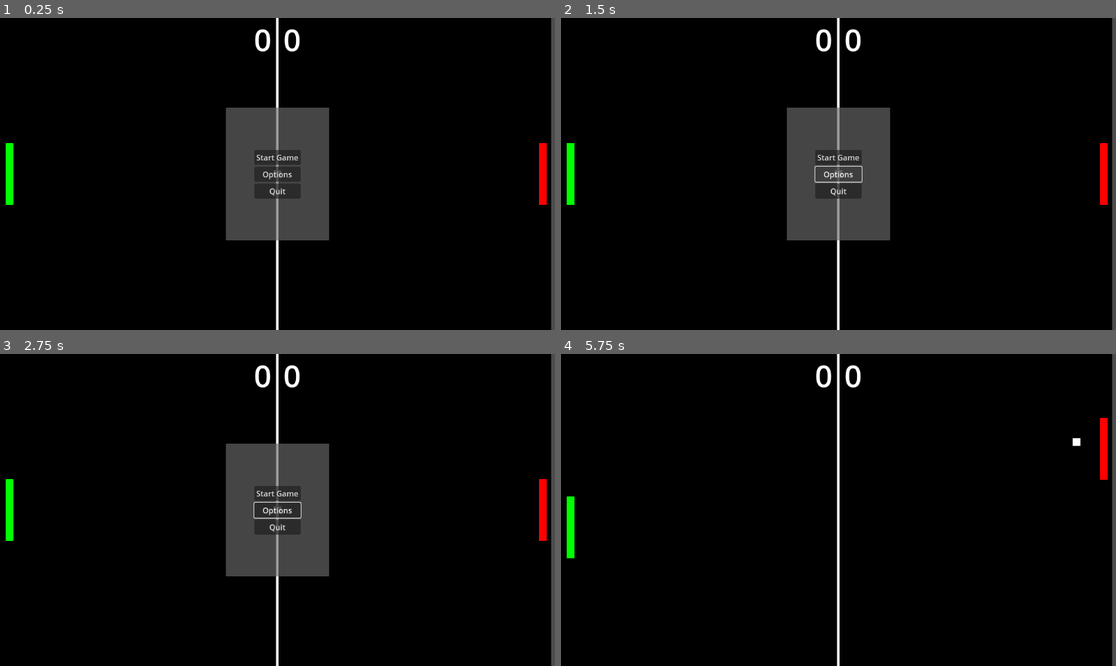
Above: before the commit, frames 1-4 (two rows, left to right).
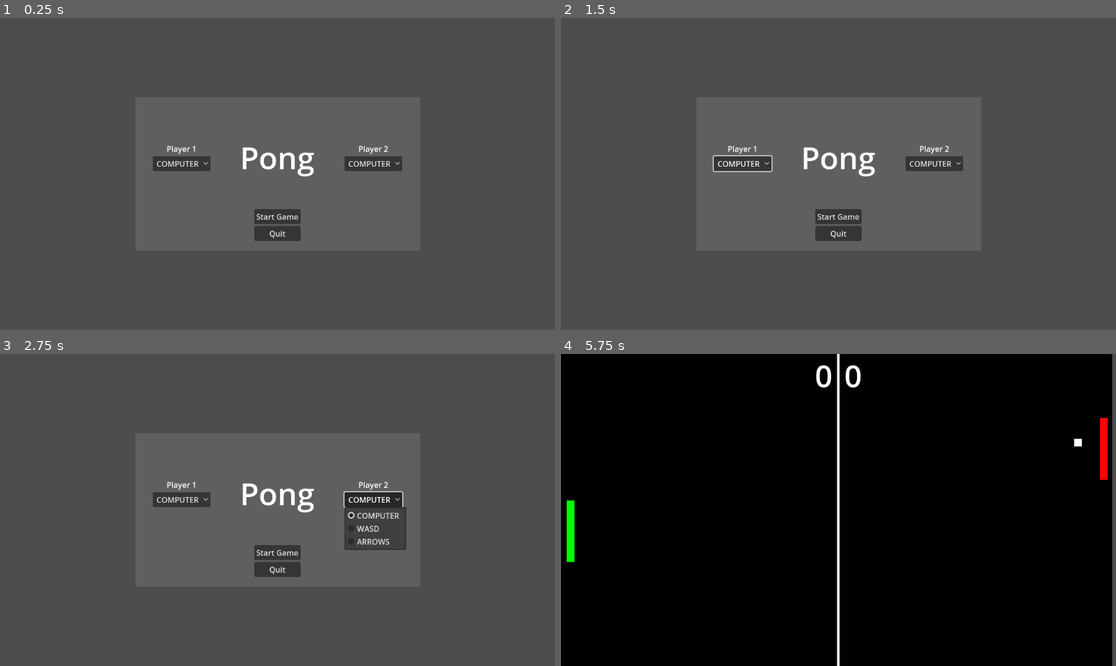
Above: after the commit, the same moments.

Repository: mlioz/pong
Game: Godot game, scene res://start_menu.tscn
Two runs of this game, one before a commit and one after it. Both use one fixed random seed, a clock stepped at 60 frames per second and the inputs below. Before the commit the project starts from res://main.tscn.
Inputs (mouse positions are in pixels of both pictures, inside the frame that each line leads up to):
- Up to frame 1 (0.25 s): no input
- Up to frame 2 (1.5 s): click (744, 164) at 0.5 s, where only the run after the commit has a clickable "COMPUTER"; click (838, 174) at 1.25 s, where only the run before the commit has a clickable "Options"
- Up to frame 3 (2.75 s): click (371, 500) at 2 s, where only the run after the commit has a clickable "COMPUTER"
- Up to frame 4 (5.75 s): click "Start Game" at 2.75 s; hold Up (ui_up) 3.53-4.28 s; tap S (s) at 3.6, 4.55, 5.1 s; tap W (w) at 3.8, 4.35, 5.3 s; hold Down (ui_down) 4.28-5.03 s; hold Up (ui_up) from 5.03 s (still down)

The runs differ from the first frame. In frame 1, 99% of the frame differs, in the area x 0-100%, y 0-100%; in frame 2, 99%; in frame 3, 99%; in frame 4, less than 0.1%.

Commit message:
added start menu with ability to select between computer of human controls for both players

Diff:
--- a/main.gd
+++ b/game.gd
@@ -1,12 +1,15 @@
 extends Node2D
+class_name Game
+
+const GAME: PackedScene = preload("res://game.tscn")
 
 @onready var screen_size: Vector2i = get_viewport().size
 
 @onready var ui_player_score = $UI/Score/MarginContainer/VBoxContainer/HBoxContainer/PlayerScore
 @onready var ui_opponent_score = $UI/Score/MarginContainer/VBoxContainer/HBoxContainer/OpponentScore
 
-@onready var ui_play_button: Button = $UI/MainMenu/MarginContainer/VBoxContainer/Start
-@onready var ui_quit_button: Button = $UI/MainMenu/MarginContainer/VBoxContainer/Quit
+@onready var ui_resume_button: Button = $UI/PauseMenu/MarginContainer/VBoxContainer/Resume
+@onready var ui_quit_button: Button = $UI/PauseMenu/MarginContainer/VBoxContainer/Quit
 
 var player: Paddle
 var opponent: Paddle
@@ -15,30 +18,28 @@
 var score_ai: int = 0
 
 func _ready() -> void:
-	player = Paddle.new_paddle(Color.GREEN, Globals.ControlMethod.COMPUTER)
-	opponent = Paddle.new_paddle(Color.RED, Globals.ControlMethod.COMPUTER)
+	player = Paddle.new_paddle(Color.GREEN, Global.player_1_control_method)
+	opponent = Paddle.new_paddle(Color.RED, Global.player_2_control_method)
 
-	if opponent.control_method == Globals.ControlMethod.COMPUTER:
+	if opponent.control_method == Global.ControlMethod.COMPUTER:
 		$Ball.ball_bounced.connect(opponent.on_ball_bounce)
 
-	if player.control_method == Globals.ControlMethod.COMPUTER:
+	if player.control_method == Global.ControlMethod.COMPUTER:
 		$Ball.ball_bounced.connect(player.on_ball_bounce)
 
 	self.add_child(player)
 	self.add_child(opponent)
 
-	ui_play_button.pressed.connect(start_game)
+	ui_resume_button.pressed.connect(start_game)
 
 	reset_game()
-	pause()
+	start_game()
 
 func _process(_delta: float) -> void:
 	if Input.is_action_just_pressed("pause"):
-		ui_play_button.text = "Resume"
 		pause()
 
 func start_game() -> void:
-	ui_play_button.text = "Start Game"
 	unpause()
 	player.on_ball_bounce($Ball.position, $Ball.velocity)
 	opponent.on_ball_bounce($Ball.position, $Ball.velocity)
@@ -56,11 +57,11 @@
 
 func pause() -> void:
 	get_tree().paused = true
-	$UI/MainMenu.show()
+	$UI/PauseMenu.show()
 
 func unpause() -> void:
 	get_tree().paused = false
-	$UI/MainMenu.hide()
+	$UI/PauseMenu.hide()
 
 func reset_game():
 	player.reset_position(20, int(screen_size.y / 2.0))
--- a/main.tscn
+++ b/game.tscn
@@ -1,9 +1,9 @@
 [gd_scene load_steps=8 format=3 uid="uid://brxmjkgctxv2m"]
 
-[ext_resource type="Script" uid="uid://ditp5ps5bt8ji" path="res://main.gd" id="1_ha6rp"]
-[ext_resource type="PackedScene" uid="uid://bpwnrfmt3m86n" path="res://ball.tscn" id="2_bg5s2"]
-[ext_resource type="Script" uid="uid://c4imiwaksqa1u" path="res://background.gd" id="2_x5x7j"]
-[ext_resource type="PackedScene" uid="uid://clkc2d78w8hbj" path="res://ui.tscn" id="6_ag1i5"]
+[ext_resource type="Script" uid="uid://ditp5ps5bt8ji" path="res://game.gd" id="1_fc0e3"]
+[ext_resource type="Script" uid="uid://c4imiwaksqa1u" path="res://background.gd" id="2_7jktm"]
+[ext_resource type="PackedScene" uid="uid://bpwnrfmt3m86n" path="res://ball.tscn" id="3_ryrav"]
+[ext_resource type="PackedScene" uid="uid://clkc2d78w8hbj" path="res://ui.tscn" id="4_eow3j"]
 
 [sub_resource type="PhysicsMaterial" id="PhysicsMaterial_7mycd"]
 friction = 0.0
@@ -15,19 +15,19 @@
 friction = 0.0
 bounce = 1.0
 
-[node name="Main" type="Node2D"]
-script = ExtResource("1_ha6rp")
+[node name="Game" type="Node2D"]
+script = ExtResource("1_fc0e3")
 
 [node name="Background" type="ColorRect" parent="."]
 offset_right = 1144.0
 offset_bottom = 648.0
 color = Color(0, 0, 0, 1)
-script = ExtResource("2_x5x7j")
+script = ExtResource("2_7jktm")
 
-[node name="Ball" parent="." instance=ExtResource("2_bg5s2")]
+[node name="Ball" parent="." instance=ExtResource("3_ryrav")]
 position = Vector2(232, 104)
 
-[node name="UI" parent="." instance=ExtResource("6_ag1i5")]
+[node name="UI" parent="." instance=ExtResource("4_eow3j")]
 
 [node name="Ceiling" type="StaticBody2D" parent="."]
 rotation = 3.1415927
--- /dev/null
+++ b/global.gd
@@ -0,0 +1,6 @@
+extends Node
+
+enum ControlMethod { COMPUTER, WASD, ARROWS }
+
+var player_1_control_method: ControlMethod = ControlMethod.COMPUTER
+var player_2_control_method: ControlMethod = ControlMethod.COMPUTER
--- a/globals.gd
+++ /dev/null
@@ -1,3 +0,0 @@
-extends Node
-
-enum ControlMethod { WASD, ARROWS, COMPUTER }
--- a/paddle.gd
+++ b/paddle.gd
@@ -9,15 +9,15 @@
 
 @export var speed: float = 500
 @export var color: Color = Color.RED
-@export var control_method: Globals.ControlMethod = Globals.ControlMethod.WASD
+@export var control_method: Global.ControlMethod = Global.ControlMethod.WASD
 
 func _ready() -> void:
 	$PlayerSprite.texture = draw_paddle(color)
 
-	if control_method == Globals.ControlMethod.COMPUTER:
+	if control_method == Global.ControlMethod.COMPUTER:
 		new_position = position
 
-static func new_paddle(_color: Color, _control_method: Globals.ControlMethod) -> Paddle:
+static func new_paddle(_color: Color, _control_method: Global.ControlMethod) -> Paddle:
 	var paddle = PADDLE_SCENE.instantiate()
 
 	paddle.color = _color
@@ -31,14 +31,14 @@
 
 func _process(delta: float) -> void:
 
-	if control_method == Globals.ControlMethod.COMPUTER:
+	if control_method == Global.ControlMethod.COMPUTER:
 		position.y = move_toward(position.y, new_position.y, speed * delta)
 
 		# Prevents the paddle from going off the screen
 		position.y = clampf(position.y, paddle_size.y / 2, screen_size.y - paddle_size.y / 2)
 	else:
 		var axis
-		if control_method == Globals.ControlMethod.ARROWS:
+		if control_method == Global.ControlMethod.ARROWS:
 			axis = Input.get_axis("ui_up", "ui_down")
 		else:
 			axis = Input.get_axis("w", "s")
--- a/project.godot
+++ b/project.godot
@@ -12,13 +12,13 @@
 
 config/name="Pong"
 config/tags=PackedStringArray("project")
-run/main_scene="uid://brxmjkgctxv2m"
+run/main_scene="uid://dprog65i2n2ke"
 config/features=PackedStringArray("4.5", "Mobile")
 config/icon="res://icon.svg"
 
 [autoload]
 
-Globals="*res://globals.gd"
+Global="*res://global.gd"
 
 [input]
 
--- /dev/null
+++ b/start_menu.gd
@@ -0,0 +1,35 @@
+extends Control
+
+const GAME: PackedScene = preload("res://game.tscn")
+
+@onready var player_1_option_button: OptionButton = $MarginContainer/VBoxContainer/HBoxContainer/VBoxContainer/Player1OptionButton
+@onready var player_2_option_button: OptionButton = $MarginContainer/VBoxContainer/HBoxContainer/VBoxContainer2/Player2OptionButton
+
+func _ready() -> void:
+	for i in Global.ControlMethod.keys():
+		player_1_option_button.add_item(i)
+		player_2_option_button.add_item(i)
+
+	player_1_option_button.select(0)
+	player_2_option_button.select(0)
+
+func _on_start_game_button_pressed() -> void:
+	get_tree().change_scene_to_packed(GAME)
+
+func _on_player_1_option_button_item_selected(index: int) -> void:
+	Global.player_1_control_method = get_control_method_by_index(index)
+
+func _on_player_2_option_button_item_selected(index: int) -> void:
+	Global.player_2_control_method = get_control_method_by_index(index)
+
+func _on_quit_button_pressed() -> void:
+	get_tree().quit()
+
+func get_control_method_by_index(index) -> Global.ControlMethod:
+	match index:
+		Global.ControlMethod.COMPUTER:
+			return Global.ControlMethod.COMPUTER
+		Global.ControlMethod.ARROWS:
+			return Global.ControlMethod.ARROWS
+		_:
+			return Global.ControlMethod.WASD
--- /dev/null
+++ b/start_menu.tscn
@@ -0,0 +1,105 @@
+[gd_scene load_steps=3 format=3 uid="uid://dprog65i2n2ke"]
+
+[ext_resource type="Script" uid="uid://kxkvu73cjod6" path="res://start_menu.gd" id="1_jwbto"]
+
+[sub_resource type="LabelSettings" id="LabelSettings_jwbto"]
+font_size = 64
+
+[node name="StartMenu" type="Control"]
+layout_mode = 3
+anchors_preset = 15
+anchor_right = 1.0
+anchor_bottom = 1.0
+offset_left = 286.0
+offset_top = 162.0
+offset_right = -286.0
+offset_bottom = -162.0
+grow_horizontal = 2
+grow_vertical = 2
+script = ExtResource("1_jwbto")
+
+[node name="Background" type="ColorRect" parent="."]
+layout_mode = 1
+anchors_preset = -1
+anchor_left = -0.00930851
+anchor_top = 0.0075
+anchor_right = 1.0093085
+anchor_bottom = 0.9925
+offset_right = 6.1035156e-05
+grow_horizontal = 2
+grow_vertical = 2
+color = Color(0.40784314, 0.40784314, 0.40784314, 0.6666667)
+
+[node name="MarginContainer" type="MarginContainer" parent="."]
+layout_mode = 1
+anchors_preset = 8
+anchor_left = 0.5
+anchor_top = 0.5
+anchor_right = 0.5
+anchor_bottom = 0.5
+offset_left = -259.0
+offset_top = -139.0
+offset_right = 259.0
+offset_bottom = 139.0
+grow_horizontal = 2
+grow_vertical = 2
+
+[node name="VBoxContainer" type="VBoxContainer" parent="MarginContainer"]
+layout_mode = 2
+
+[node name="HBoxContainer" type="HBoxContainer" parent="MarginContainer/VBoxContainer"]
+layout_mode = 2
+size_flags_vertical = 6
+
+[node name="VBoxContainer" type="VBoxContainer" parent="MarginContainer/VBoxContainer/HBoxContainer"]
+layout_mode = 2
+size_flags_vertical = 4
+
+[node name="Player1" type="Label" parent="MarginContainer/VBoxContainer/HBoxContainer/VBoxContainer"]
+layout_mode = 2
+text = "Player 1"
+horizontal_alignment = 1
+
+[node name="Player1OptionButton" type="OptionButton" parent="MarginContainer/VBoxContainer/HBoxContainer/VBoxContainer"]
+layout_mode = 2
+size_flags_vertical = 4
+
+[node name="Label" type="Label" parent="MarginContainer/VBoxContainer/HBoxContainer"]
+layout_mode = 2
+size_flags_horizontal = 6
+text = "Pong"
+label_settings = SubResource("LabelSettings_jwbto")
+horizontal_alignment = 1
+
+[node name="VBoxContainer2" type="VBoxContainer" parent="MarginContainer/VBoxContainer/HBoxContainer"]
+layout_mode = 2
+size_flags_vertical = 4
+
+[node name="Player2" type="Label" parent="MarginContainer/VBoxContainer/HBoxContainer/VBoxContainer2"]
+layout_mode = 2
+text = "Player 2"
+horizontal_alignment = 1
+
+[node name="Player2OptionButton" type="OptionButton" parent="MarginContainer/VBoxContainer/HBoxContainer/VBoxContainer2"]
+layout_mode = 2
+size_flags_vertical = 6
+
+[node name="VBoxContainer" type="VBoxContainer" parent="MarginContainer/VBoxContainer"]
+layout_mode = 2
+size_flags_horizontal = 4
+
+[node name="StartGameButton" type="Button" parent="MarginContainer/VBoxContainer/VBoxContainer"]
+layout_mode = 2
+text = "Start Game
+"
+
+[node name="QuitButton" type="Button" parent="MarginContainer/VBoxContainer/VBoxContainer"]
+layout_mode = 2
+size_flags_vertical = 4
+text = "Quit
+"
+
+[connection signal="item_selected" from="MarginContainer/VBoxContainer/HBoxContainer/VBoxContainer/Player1OptionButton" to="." method="_on_player_1_option_button_item_selected"]
+[connection signal="item_selected" from="MarginContainer/VBoxContainer/HBoxContainer/VBoxContainer2/Player2OptionButton" to="." method="_on_player_2_option_button_item_selected"]
+[connection signal="pressed" from="MarginContainer/VBoxContainer/VBoxContainer/StartGameButton" to="." method="_on_start_game_button_pressed"]
+[connection signal="pressed" from="MarginContainer/VBoxContainer/VBoxContainer/QuitButton" to="." method="_on_quit_button_pressed"]
--- a/ui.gd
+++ b/ui.gd
@@ -1,7 +1,4 @@
 extends CanvasLayer
-
-func _on_play_pressed() -> void:
-	pass
 
 func _on_quit_pressed() -> void:
 	get_tree().quit()
--- a/ui.tscn
+++ b/ui.tscn
@@ -51,7 +51,7 @@
 text = "0"
 label_settings = SubResource("LabelSettings_h0uja")
 
-[node name="MainMenu" type="Control" parent="."]
+[node name="PauseMenu" type="Control" parent="."]
 process_mode = 2
 layout_mode = 3
 anchors_preset = 8
@@ -66,7 +66,7 @@
 grow_horizontal = 2
 grow_vertical = 2
 
-[node name="ColorRect" type="ColorRect" parent="MainMenu"]
+[node name="Background" type="ColorRect" parent="PauseMenu"]
 layout_mode = 1
 anchors_preset = 8
 anchor_left = 0.5
@@ -81,7 +81,7 @@
 grow_vertical = 2
 color = Color(0.4083297, 0.40832937, 0.40832955, 0.6666667)
 
-[node name="MarginContainer" type="MarginContainer" parent="MainMenu"]
+[node name="MarginContainer" type="MarginContainer" parent="PauseMenu"]
 layout_mode = 1
 anchors_preset = 8
 anchor_left = 0.5
@@ -95,20 +95,15 @@
 grow_horizontal = 2
 grow_vertical = 2
 
-[node name="VBoxContainer" type="VBoxContainer" parent="MainMenu/MarginContainer"]
+[node name="VBoxContainer" type="VBoxContainer" parent="PauseMenu/MarginContainer"]
 layout_mode = 2
 
-[node name="Start" type="Button" parent="MainMenu/MarginContainer/VBoxContainer"]
+[node name="Resume" type="Button" parent="PauseMenu/MarginContainer/VBoxContainer"]
 layout_mode = 2
-text = "Start Game"
+text = "Resume"
 
-[node name="Options" type="Button" parent="MainMenu/MarginContainer/VBoxContainer"]
-layout_mode = 2
-text = "Options"
-
-[node name="Quit" type="Button" parent="MainMenu/MarginContainer/VBoxContainer"]
+[node name="Quit" type="Button" parent="PauseMenu/MarginContainer/VBoxContainer"]
 layout_mode = 2
 text = "Quit"
 
-[connection signal="pressed" from="MainMenu/MarginContainer/VBoxContainer/Start" to="." method="_on_play_pressed"]
-[connection signal="pressed" from="MainMenu/MarginContainer/VBoxContainer/Quit" to="." method="_on_quit_pressed"]
+[connection signal="pressed" from="PauseMenu/MarginContainer/VBoxContainer/Quit" to="." method="_on_quit_pressed"]
Renamed: main.gd.uid -> game.gd.uid
Renamed: globals.gd.uid -> global.gd.uid
Not shown, added: start_menu.gd.uid
